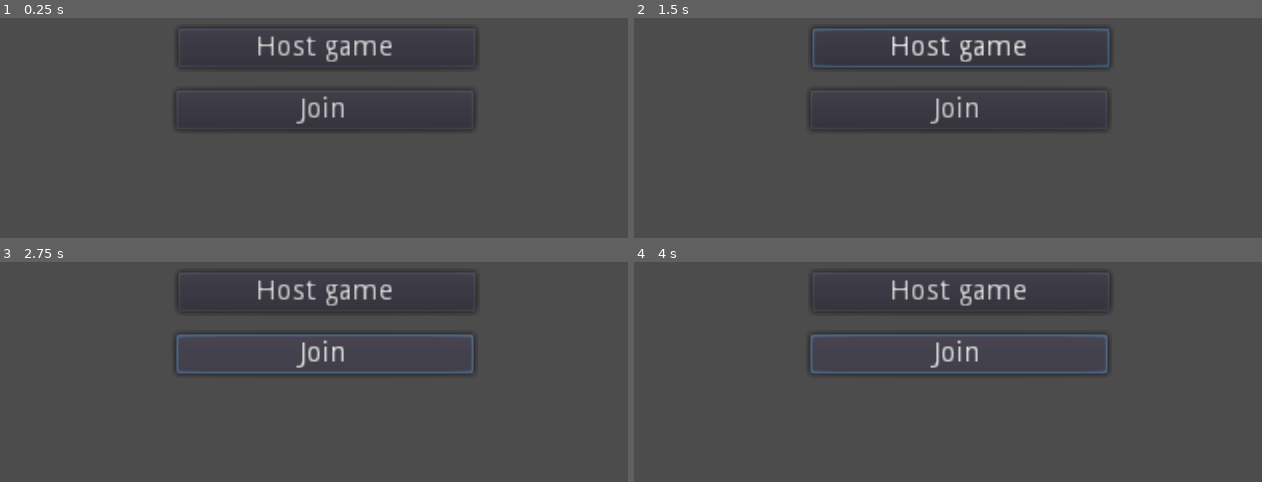
Above: before the commit, frames 1-4 (two rows, left to right).
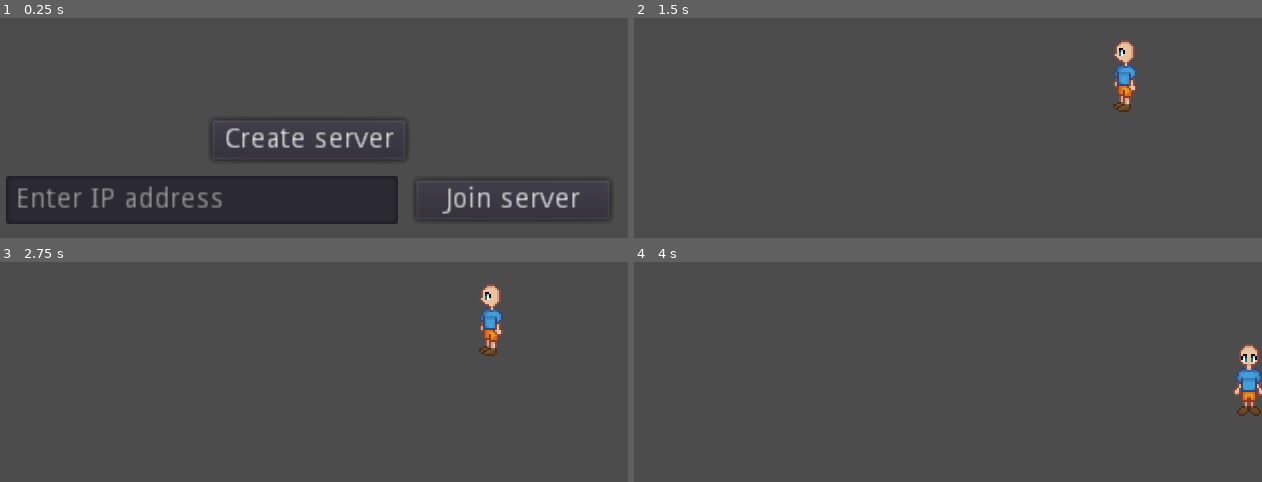
Above: after the commit, the same moments.

Repository: Rinkachirukuki/CityGame
Game: Godot game, scene res://Network/Network_setup.tscn
Two runs of this game, one before a commit and one after it. Both use one fixed random seed, a clock stepped at 60 frames per second and the inputs below. Before the commit the project starts from res://Lobby/Lobby.tscn.
Inputs (mouse positions are in pixels of both pictures, inside the frame that each line leads up to):
- Up to frame 1 (0.25 s): no input
- Up to frame 2 (1.5 s): click (960, 46) at 0.5 s, where only the run before the commit has a clickable "Host game"; click (941, 139) at 1.25 s, where only the run after the commit has a clickable "Create server"
- Up to frame 3 (2.75 s): click (326, 354) at 2 s, where only the run before the commit has a clickable "Join"
- Up to frame 4 (4 s): hold Right (ui_right) 2.78-3.53 s; hold Down (ui_down) from 3.53 s (still down)

The runs differ from the first frame. In frame 1, 17% of the frame differs, in the area x 0-98%, y 4-94%; in frame 2, 3.6%; in frame 3, 3.8%; in frame 4, 3.9%.
Error after the commit: Invalid get index '3' (on base: 'Array'). (res://Network/network.gd:18)

Commit message:
Updated network code

Diff:
--- /dev/null
+++ b/Global.gd
@@ -0,0 +1,24 @@
+extends Node
+
+func instance_node_at_location(node: Object,parent: Object,location: Vector2) -> Object:
+	var node_instance = instance_node(node,parent)
+	node_instance.global_position = location
+	return node_instance
+
+
+
+func instance_node(node: Object,parent: Object) -> Object:
+	var node_instance = node.instance()
+	parent.add_child(node_instance)
+	return node_instance
+
+var player2id = -1
+
+# Called when the node enters the scene tree for the first time.
+func _ready():
+	pass # Replace with function body.
+
+
+# Called every frame. 'delta' is the elapsed time since the previous frame.
+#func _process(delta):
+#	pass
--- /dev/null
+++ b/Network/Network_setup.gd
@@ -0,0 +1,48 @@
+extends Control
+
+var player = load("res://Player/Player.tscn")
+
+onready var multiplayer_config_ui = $Multiplayer_configure
+onready var server_ip_address = $Multiplayer_configure/le_server_ip_address
+
+onready var device_ip_address = $CanvasLayer/l_Device_ip_address
+
+func _ready():
+	get_tree().connect("network_peer_connected", self, "_player_connected")
+	get_tree().connect("network_peer_disconnected", self, "_player_disconnected")
+	get_tree().connect("connected_to_server", self, "_connected_to_server")
+
+	device_ip_address.text = Network.ip_address
+
+func _player_connected(id) -> void:
+	print("Player " + str(id) + " has connected")
+
+	instance_player(id)
+
+func _player_disconnected(id) -> void:
+	print("Player " + str(id) + " has disconnected")
+
+	if Players.has_node(str(id)):
+		Players.get_node(str(id)).queue_free()
+
+func _on_b_Create_server_pressed():
+	multiplayer_config_ui.hide()
+	Network.create_server()
+
+	instance_player(get_tree().get_network_unique_id())
+
+
+func _on_b_Join_server_pressed():
+	if server_ip_address.text != "":
+		multiplayer_config_ui.hide()
+		Network.ip_address = server_ip_address.text
+		Network.join_server()
+
+func _connected_to_server() -> void:
+	yield(get_tree().create_timer(0.1), "timeout")
+	instance_player(get_tree().get_network_unique_id())
+
+func instance_player(id) -> void:
+	var player_instance = Global.instance_node_at_location(player,Players,Vector2(rand_range(0,300),rand_range(0,300)))
+	player_instance.name = str(id)
+	player_instance.set_network_master(id)
--- /dev/null
+++ b/Network/Network_setup.tscn
@@ -0,0 +1,76 @@
+[gd_scene load_steps=2 format=2]
+
+[ext_resource path="res://Network/Network_setup.gd" type="Script" id=1]
+
+[node name="Network_setup" type="Control"]
+anchor_right = 1.0
+anchor_bottom = 1.0
+script = ExtResource( 1 )
+__meta__ = {
+"_edit_use_anchors_": false
+}
+
+[node name="Multiplayer_configure" type="Control" parent="."]
+anchor_right = 1.0
+anchor_bottom = 1.0
+__meta__ = {
+"_edit_use_anchors_": false
+}
+
+[node name="b_Create_server" type="Button" parent="Multiplayer_configure"]
+anchor_left = 0.5
+anchor_top = 0.5
+anchor_right = 0.5
+anchor_bottom = 0.5
+margin_left = -48.5
+margin_top = -10.0
+margin_right = 48.5
+margin_bottom = 10.0
+text = "Create server"
+__meta__ = {
+"_edit_use_anchors_": false
+}
+
+[node name="b_Join_server" type="Button" parent="Multiplayer_configure"]
+anchor_left = 0.5
+anchor_top = 0.5
+anchor_right = 0.5
+anchor_bottom = 0.5
+margin_left = 53.5
+margin_top = 20.0
+margin_right = 150.5
+margin_bottom = 40.0
+text = "Join server"
+__meta__ = {
+"_edit_use_anchors_": false
+}
+
+[node name="le_server_ip_address" type="LineEdit" parent="Multiplayer_configure"]
+anchor_left = 0.5
+anchor_top = 0.5
+anchor_right = 0.5
+anchor_bottom = 0.5
+margin_left = -151.0
+margin_top = 18.0
+margin_right = 45.0
+margin_bottom = 42.0
+placeholder_text = "Enter IP address"
+__meta__ = {
+"_edit_use_anchors_": false
+}
+
+[node name="CanvasLayer" type="CanvasLayer" parent="."]
+
+[node name="l_Device_ip_address" type="Label" parent="CanvasLayer"]
+anchor_top = 1.0
+anchor_right = 1.0
+anchor_bottom = 1.0
+margin_top = -31.0
+margin_bottom = -1.0
+align = 1
+valign = 1
+__meta__ = {
+"_edit_use_anchors_": false
+}
+[connection signal="pressed" from="Multiplayer_configure/b_Create_server" to="." method="_on_b_Create_server_pressed"]
+[connection signal="pressed" from="Multiplayer_configure/b_Join_server" to="." method="_on_b_Join_server_pressed"]
--- /dev/null
+++ b/Network/network.gd
@@ -0,0 +1,41 @@
+extends Node
+
+
+const DEFAULT_PORT = 28960
+const MAX_CLIENTS = 6
+
+var server = null
+var client = null
+
+var ip_address = ""
+
+func _ready() -> void:
+	if OS.get_name() == "Windows":
+		ip_address = IP.get_local_addresses()[3]
+	elif OS.get_name() == "Android":
+		ip_address = IP.get_local_addresses()[0]
+	else:
+		ip_address = IP.get_local_addresses()[3]
+
+	for ip in IP.get_local_addresses():
+		if ip.begins_with("192.168.") and not ip.ends_with(".1"):
+			ip_address = ip
+
+	get_tree().connect("connected_to_server",self, "_connected_to_server")
+	get_tree().connect("server_disconnected",self, "_server_disconnected")
+
+func create_server() -> void:
+	server = NetworkedMultiplayerENet.new()
+	server.create_server(DEFAULT_PORT,MAX_CLIENTS)
+	get_tree().set_network_peer(server)
+
+func join_server() -> void:
+	client = NetworkedMultiplayerENet.new()
+	client.create_client(ip_address,DEFAULT_PORT)
+	get_tree().set_network_peer(client)
+
+func _connected_to_server() -> void:
+	print("Successfully connected to server")
+
+func _server_disconnected() -> void:
+	print("Disconnected from server")
--- a/Player/Player.gd
+++ b/Player/Player.gd
@@ -9,6 +9,12 @@
 onready var animationPlayer = $AnimationPlayer
 onready var animationTree = $AnimationTree
 onready var animationState = animationTree.get("parameters/playback")
+onready var tween = $Tween
+
+puppet var puppet_position = Vector2(0,0) setget puppet_position_set
+puppet var puppet_velocity = Vector2()
+
+var state = MOVE
 
 enum {
 	MOVE,
@@ -16,29 +22,40 @@
 	ATTACK
 }
 
-var state = MOVE
-
 func _ready():
 	animationTree.active = true
 
 func _process(delta):
+	if is_network_master():
+		match state:
+			MOVE:
+				move_state(delta)
+			ROLL:
+				pass
+			ATTACK:
+				attack_state(delta)
+	else:
+		if not tween.is_active():
+			move_and_slide(puppet_velocity)
 
-	match state:
-		MOVE:
-			move_state(delta)
-		ROLL:
-			pass
-		ATTACK:
-			attack_state(delta)
+func _on_Network_tick_rate_timeout():
+	if is_network_master():
+		rset_unreliable("puppet_position", global_position)
+		rset_unreliable("puppet_velocity", velocity)
 
-remote func _set_position(pos):
-	global_transform.origin = pos
+func puppet_position_set(new_value) -> void:
+	puppet_position = new_value
+
+	tween.interpolate_property(self,"global_position", global_position,puppet_position,0.1)
+	tween.start()
 
 func move_state(delta):
 	var input_vector = Vector2.ZERO
 	input_vector.x = Input.get_action_strength("ui_right") - Input.get_action_strength("ui_left")
 	input_vector.y = Input.get_action_strength("ui_down") - Input.get_action_strength("ui_up")
+
 	input_vector = input_vector.normalized()
+
 	if input_vector != Vector2.ZERO:
 		animationTree.set("parameters/Idle/blend_position", input_vector)
 		animationTree.set("parameters/Run/blend_position", input_vector)
@@ -50,10 +67,7 @@
 		animationState.travel("Idle")
 		velocity = velocity.move_toward(Vector2.ZERO, FRICTION * delta)
 
-	if input_vector != Vector2():
-			if is_network_master():
-				velocity = move_and_slide(velocity)
-			rpc_unreliable("_set_position",global_transform.origin)
+	velocity = move_and_slide(velocity)
 
 	if Input.is_action_just_pressed("attack"):
 		state = ATTACK
--- a/Player/Player.tscn
+++ b/Player/Player.tscn
@@ -603,4 +603,11 @@
 shape = SubResource( 35 )
 disabled = true
 
+[node name="Tween" type="Tween" parent="."]
+
+[node name="Network_tick_rate" type="Timer" parent="."]
+wait_time = 0.03
+autostart = true
+[connection signal="timeout" from="Network_tick_rate" to="." method="_on_Network_tick_rate_timeout"]
+
 [editable path="HitboxPivot/Hitbox"]
--- /dev/null
+++ b/Players.tscn
@@ -0,0 +1,3 @@
+[gd_scene format=2]
+
+[node name="Players" type="Node"]
--- a/globals.gd
+++ /dev/null
@@ -1,12 +0,0 @@
-extends Node
-
-var player2id = -1
-
-# Called when the node enters the scene tree for the first time.
-func _ready():
-	pass # Replace with function body.
-
-
-# Called every frame. 'delta' is the elapsed time since the previous frame.
-#func _process(delta):
-#	pass
--- a/project.godot
+++ b/project.godot
@@ -16,12 +16,13 @@
 [application]
 
 config/name="City Game"
-run/main_scene="res://Lobby/Lobby.tscn"
-config/icon="res://icon.png"
+run/main_scene="res://Network/Network_setup.tscn"
 
 [autoload]
 
-Globals="*res://globals.gd"
+Network="*res://Network/network.gd"
+Global="*res://Global.gd"
+Players="*res://Players.tscn"
 
 [display]
 
